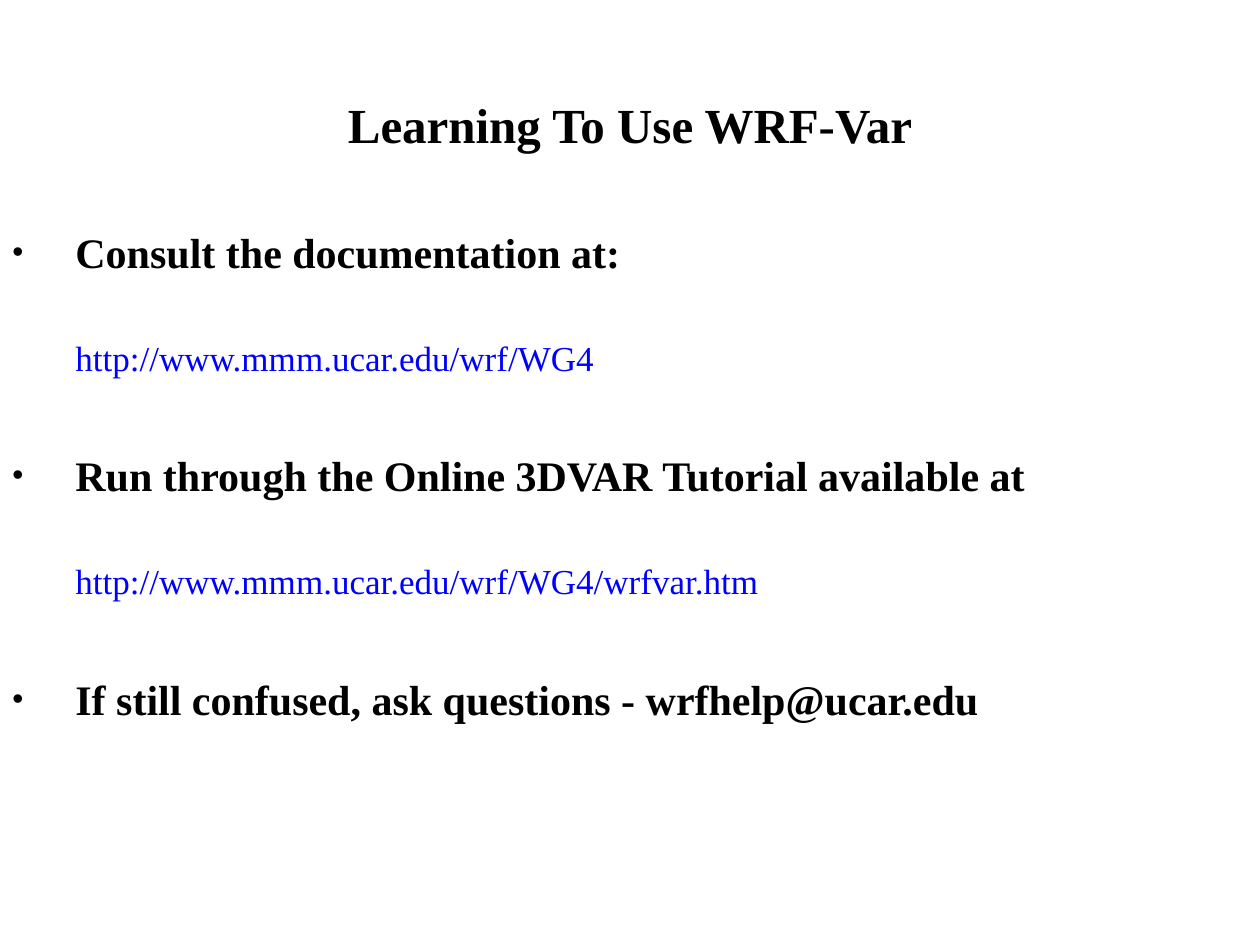
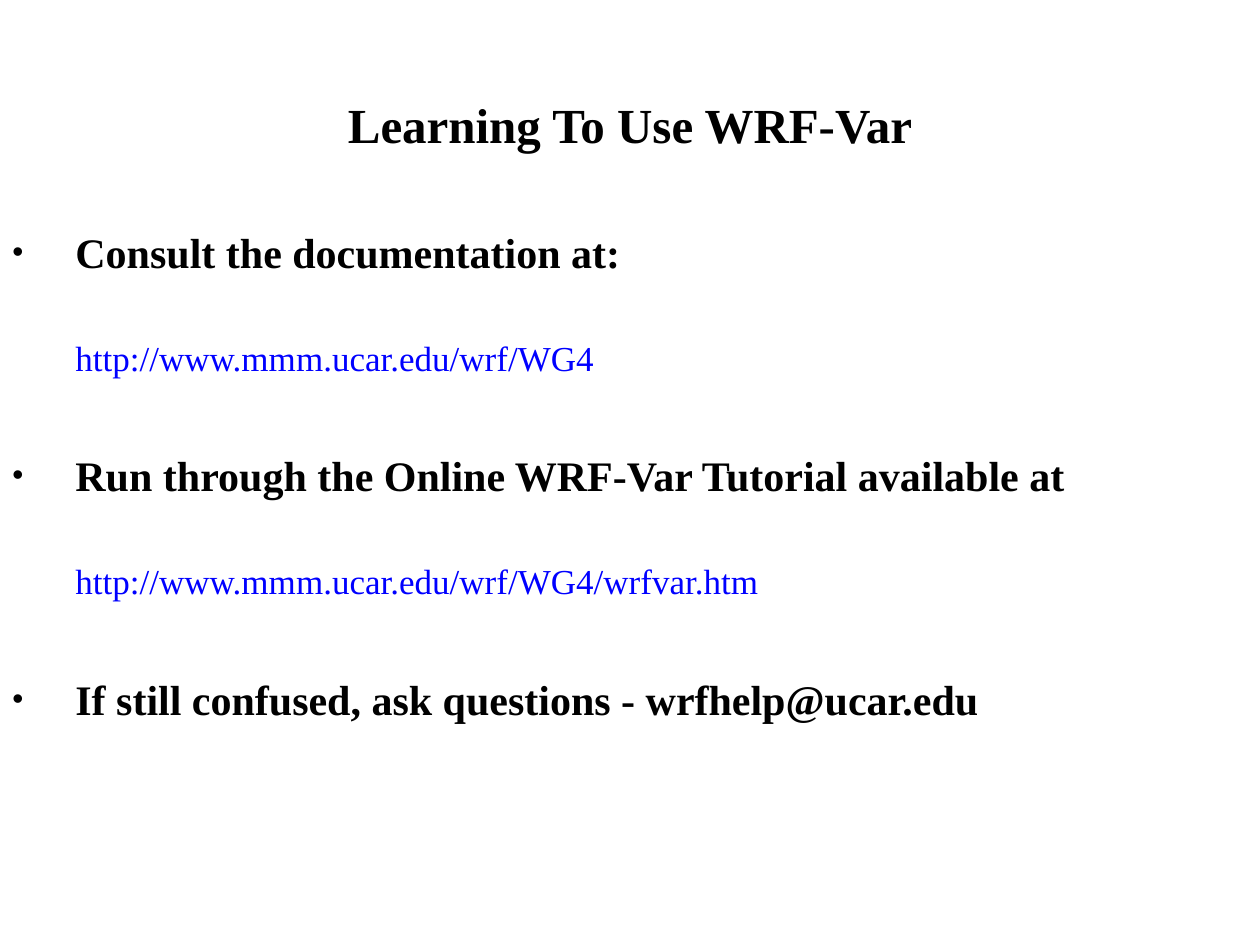
Before and after one commit to wrf-model/WRFDA, a slide deck: slide 47 of doc/da_tutorial/wrfvar-system.ppt (slide 48 before the commit). Drawn at 1260x945 pixels with LibreOffice and Linux fonts; fonts in the diff are those of the drawing. Boxes give left, top, right and bottom in pixels: in the first picture for what was removed or moved away, otherwise in the second. Text is boxed around its words. In the diff, an @@ line names an element or a change of style, - is before the commit and + after.

```diff
--- a/doc/da_tutorial/wrfvar-system.ppt
+++ b/doc/da_tutorial/wrfvar-system.ppt
@@ text at (x1=75, y1=462, x2=1064, y2=500): text changed @@
-• Run through the Online 3DVAR Tutorial available at
+• Run through the Online WRF-Var Tutorial available at
```
Also in this commit, not shown: 46 other slides changed, 1 slide removed.
